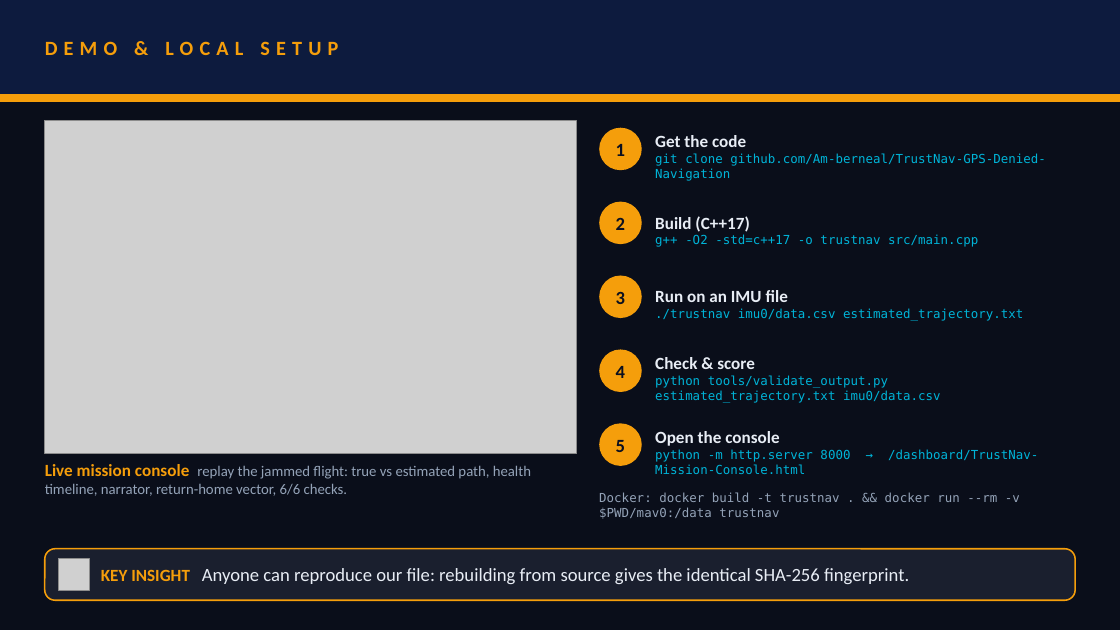
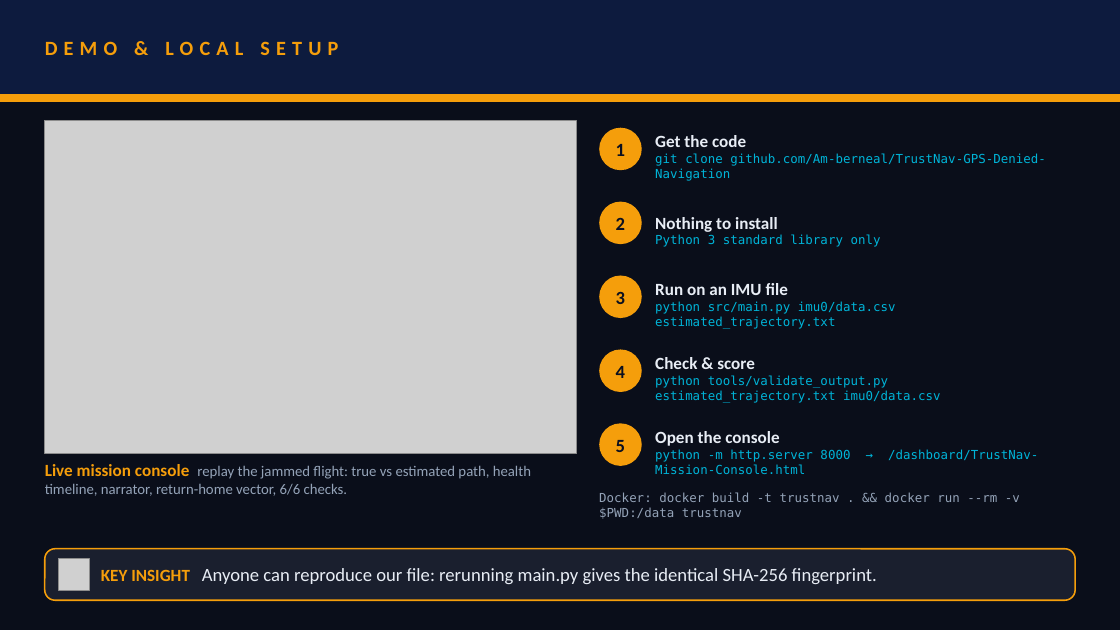
Before and after one commit to Am-berneal/TrustNav-GPS-Denied-Navigation, a slide deck: slide 7 of presentation/Thapar_University_Cipher_Guards.pptx. Drawn at 1120x630 pixels with LibreOffice and Linux fonts; fonts in the diff are those of the drawing; grey boxes stand for pictures. Boxes give left, top, right and bottom in pixels: in the first picture for what was removed or moved away, otherwise in the second. Text is boxed around its words. In the diff, an @@ line names an element or a change of style, - is before the commit and + after.

```diff
--- a/presentation/Thapar_University_Cipher_Guards.pptx
+++ b/presentation/Thapar_University_Cipher_Guards.pptx
@@ text at [655, 217, 881, 247]: text changed @@
-Build (C++17)
-g++ -O2 -std=c++17 -o trustnav src/main.cpp
+Nothing to install
+Python 3 standard library only
@@ text at [655, 301, 896, 329]: text changed @@
-./trustnav imu0/data.csv estimated_trajectory.txt
+python src/main.py imu0/data.csv estimated_trajectory.txt
@@ text at [599, 492, 1020, 519]: text changed @@
-Docker: docker build -t trustnav . && docker run --rm -v $PWD/mav0:/data trustnav
+Docker: docker build -t trustnav . && docker run --rm -v $PWD:/data trustnav
@@ text at [101, 568, 877, 584]: text changed @@
-KEY INSIGHT Anyone can reproduce our file: rebuilding from source gives the identical SHA-256 fingerprint.
+KEY INSIGHT Anyone can reproduce our file: rerunning main.py gives the identical SHA-256 fingerprint.
```
Also in this commit, not shown: 6 other slides changed, 43 other files.
